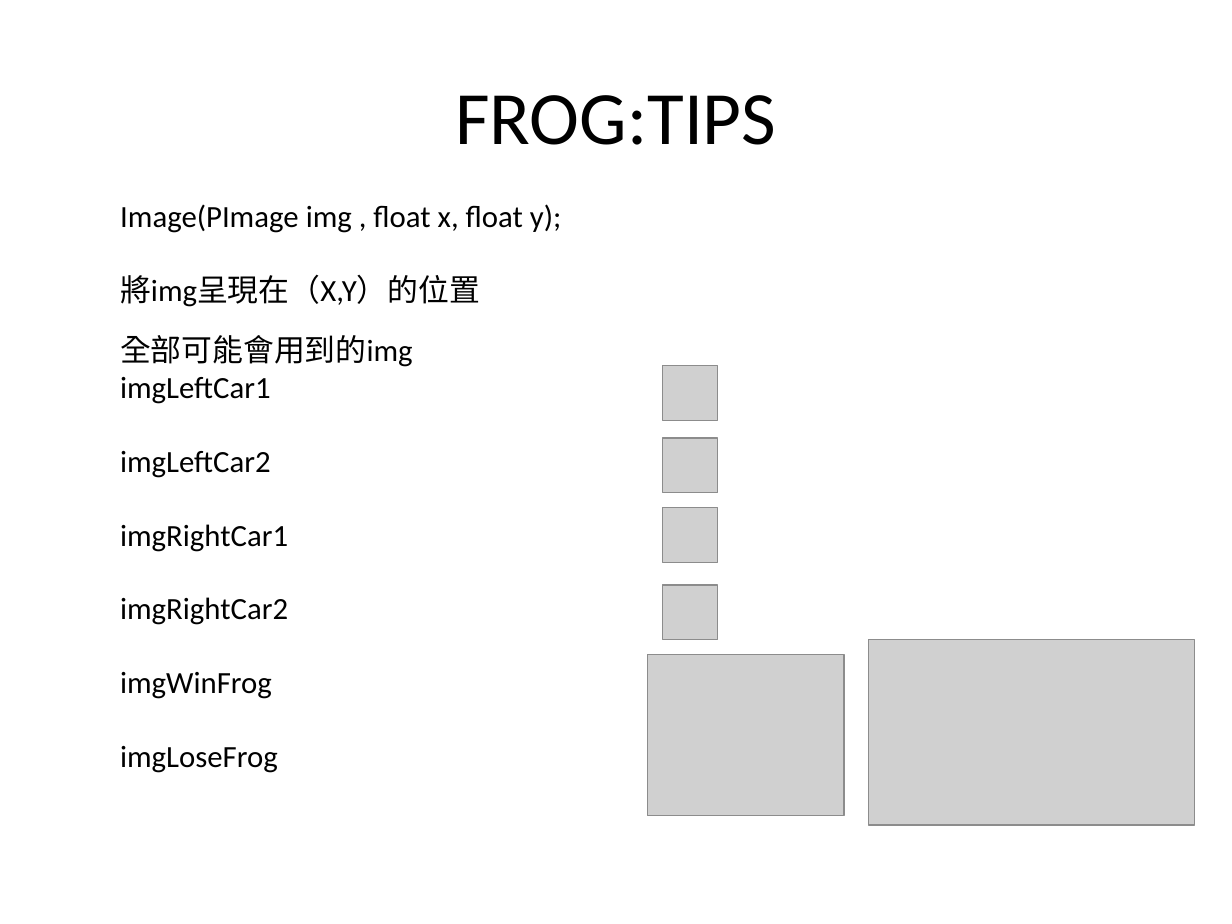
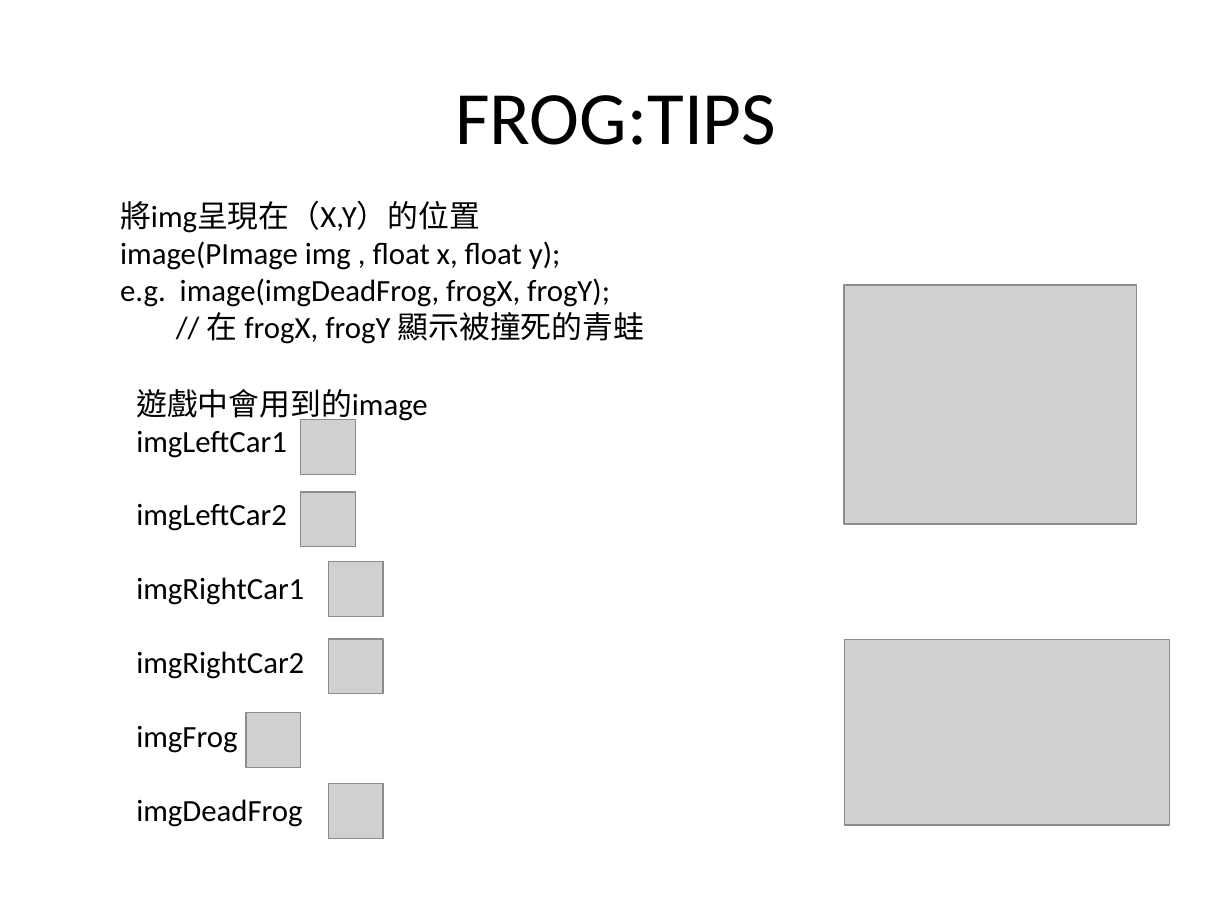
Before and after one commit to zu5462/assign2, a slide deck: slide 14 of assign2.pptx. Drawn at 1232x924 pixels with LibreOffice and Linux fonts; fonts in the diff are those of the drawing; grey boxes stand for pictures. Boxes give left, top, right and bottom in pixels: in the first picture for what was removed or moved away, otherwise in the second. Text is boxed around its words. In the diff, an @@ line names an element or a change of style, - is before the commit and + after.

```diff
--- a/assign2.pptx
+++ b/assign2.pptx
@@ text at <box>120,204,561,233</box>: paragraph removed @@
-Image(PImage img , float x, float y);
@@ text at <box>120,241,644,344</box>: paragraphs added @@
+image(PImage img , float x, float y);
+e.g. image(imgDeadFrog, frogX, frogY);
+// 在 frogX, frogY 顯示被撞死的青蛙
@@ picture: place and size @@
-picture at <box>647,654,844,816</box>
+picture at <box>844,285,1136,524</box>
@@ text "遊戲中會用到的image imgLeftCar1": place and size @@
-text "遊戲中會用到的image imgLeftCar1" at <box>120,335,412,773</box>
+text "遊戲中會用到的image imgLeftCar1" at <box>136,389,427,827</box>
@@ text at <box>136,389,427,458</box>: text changed @@
-全部可能會用到的img
-imgLeftCar1
+遊戲中會用到的image
+imgLeftCar1
@@ picture: place and size @@
-picture at <box>663,366,717,420</box>
+picture at <box>301,420,355,474</box>
@@ picture: place and size @@
-picture at <box>663,439,717,493</box>
+picture at <box>301,492,355,546</box>
@@ picture: place and size @@
-picture at <box>663,508,717,562</box>
+picture at <box>328,562,382,616</box>
@@ picture: place and size @@
-picture at <box>663,585,717,639</box>
+picture at <box>328,639,382,694</box>
@@ picture: place and size @@
-picture at <box>869,639,1194,824</box>
+picture at <box>844,639,1169,824</box>
@@ picture added at <box>246,713,301,768</box> @@
@@ text at <box>136,726,302,827</box>: text changed @@
-imgWinFrog
-imgLoseFrog
+imgFrog
+imgDeadFrog
@@ picture added at <box>328,784,382,838</box> @@
```
Also in this commit, not shown: 4 other slides changed, 2 other files.
